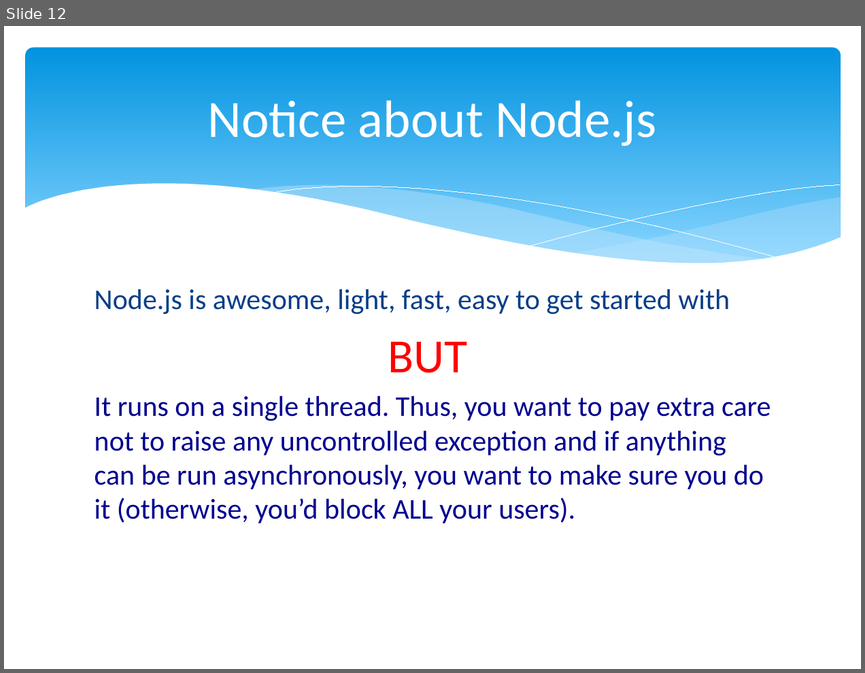
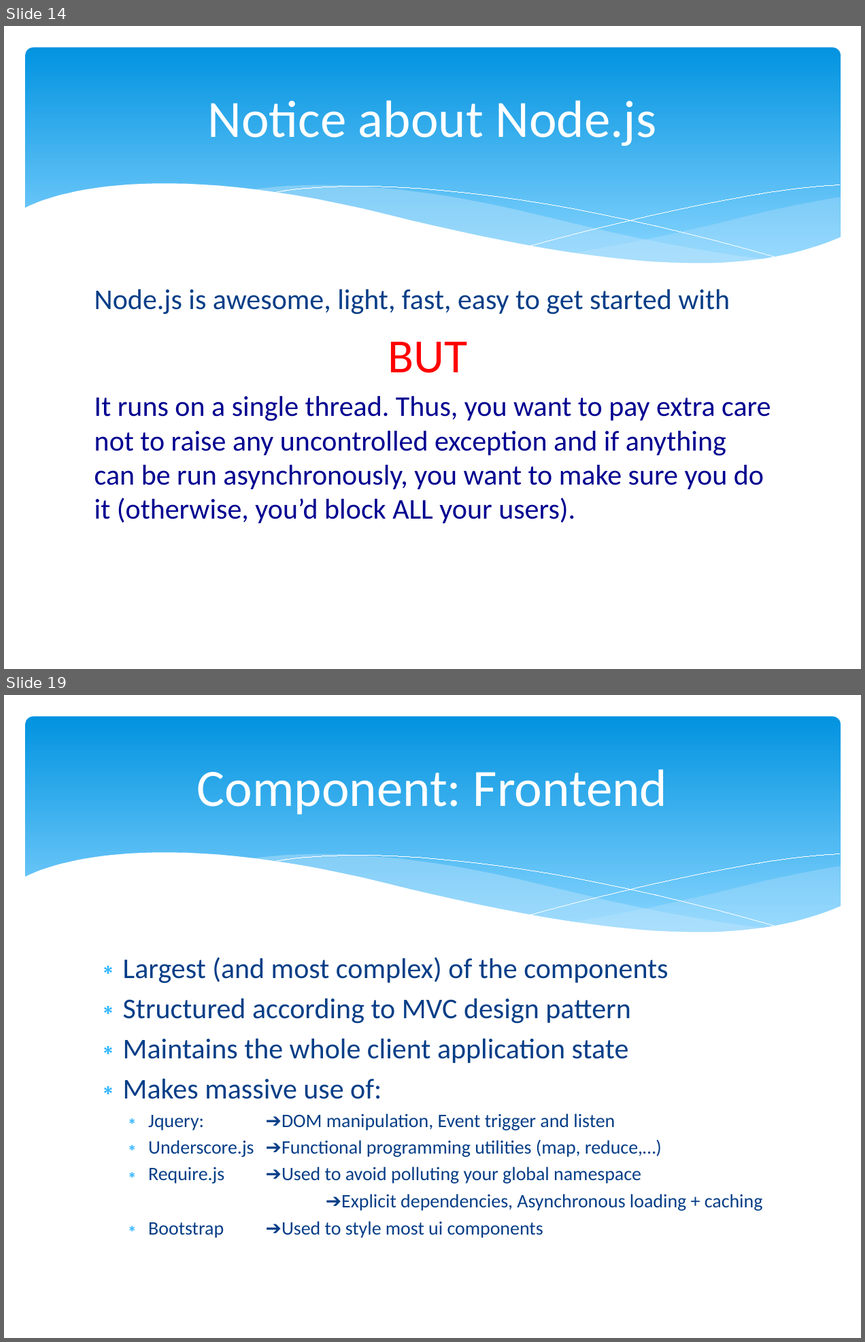
Before and after one commit to xgillard/web_alloy, a slide deck: documentation/GettingStarted.pptx. Shown one above the other, each under a label of ours: slide 12 before the commit, slides 14 and 19 after it; the slides between them are not shown. The pictures are 865x673 and 865x1342 pixels, drawn with LibreOffice and Linux fonts; fonts in the diff are those of the drawing. Boxes give left, top, right and bottom in pixels: in the first picture for what was removed or moved away, otherwise in the second. Text is boxed around its words. In the diff, an @@ line names an element or a change of style, - is before the commit and + after.

```diff
--- a/documentation/GettingStarted.pptx
+++ b/documentation/GettingStarted.pptx
@@ slide 19 added at <box>4,695,861,1338</box>, background #FFFFFF; not listed: 6 template elements that a slide beside it also shows @@
@@ title added at <box>197,769,667,815</box>, 44 pt, text #FFFFFF @@
+Component: Frontend
@@ text added at <box>123,957,763,1238</box>, 16 pt, text #073E87 @@
+∗ Largest (and most complex) of the components
+∗ Structured according to MVC design pattern
+∗ Maintains the whole client application state
+∗ Makes massive use of:
+  ∗ Jquery: ➔DOM manipulation, Event trigger and listen
+  ∗ Underscore.js ➔Functional programming utilities (map, reduce,…)
+  ∗ Require.js ➔Used to avoid polluting your global namespace
+          ➔Explicit dependencies, Asynchronous loading + caching
+  ∗ Bootstrap ➔Used to style most ui components
@@ what was slide 12 is now slide 14 @@
```
Also in this commit, not shown: 3 slides changed, 12 other slides added.
